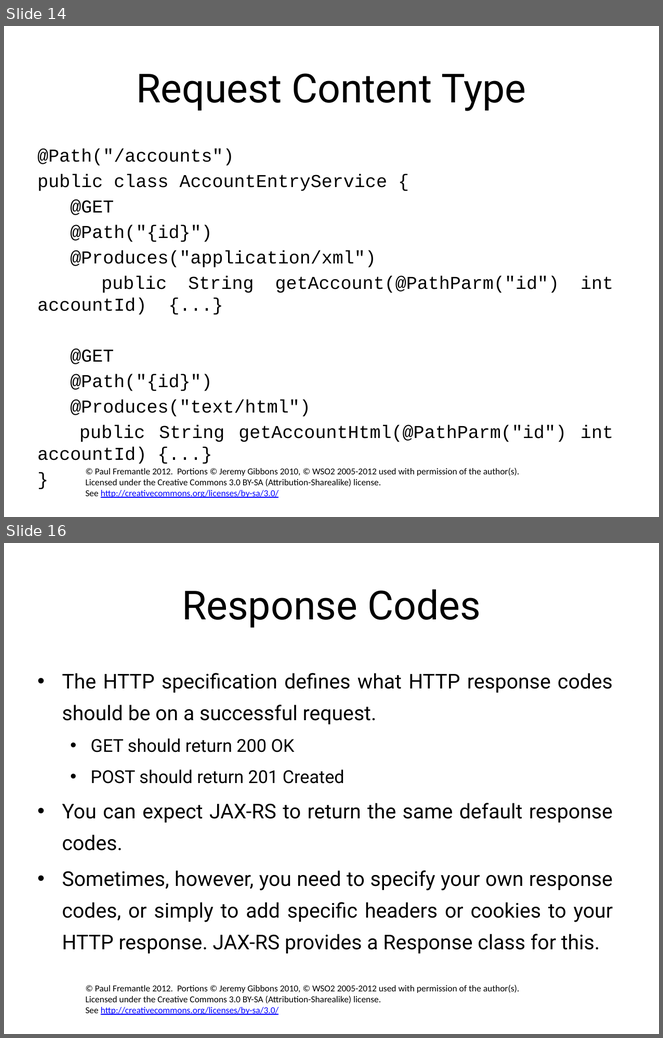
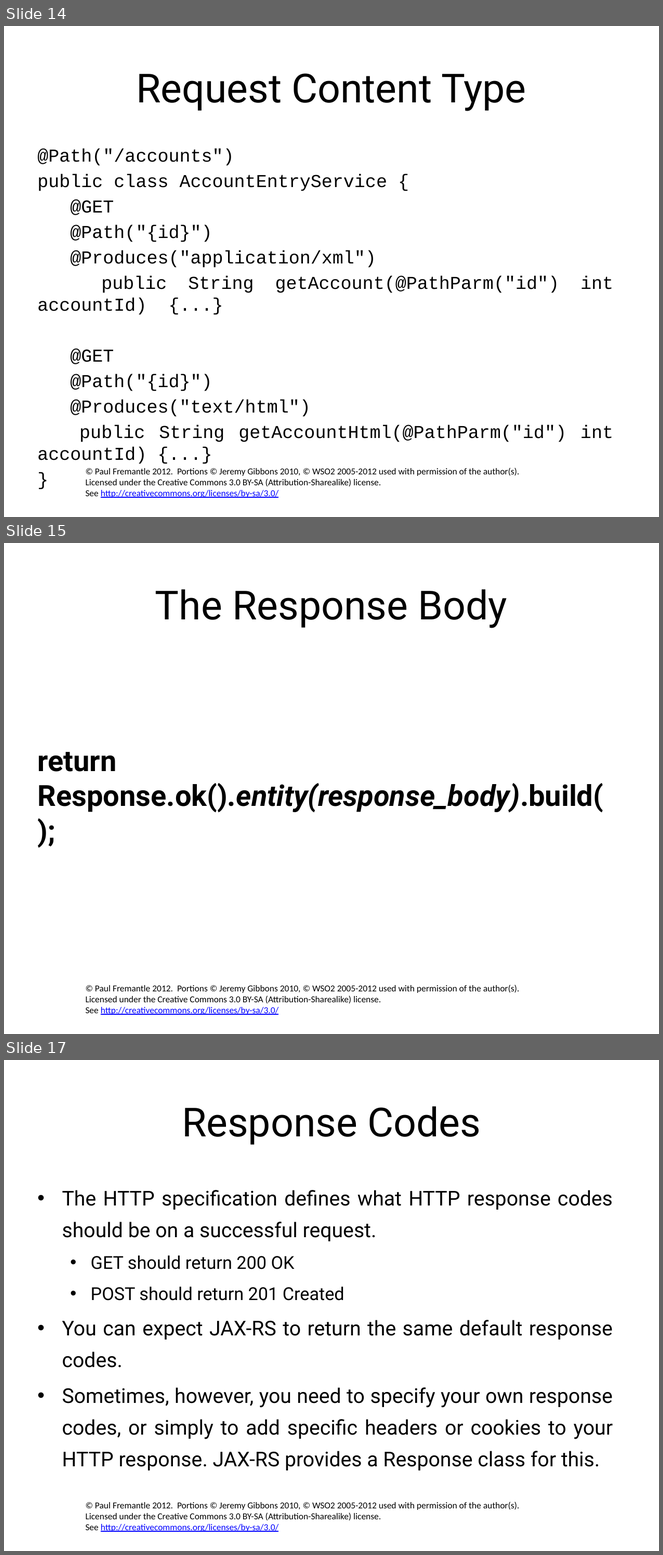
Before and after one commit to pzfreo/ox-soa-old, a slide deck: presentations/source/03-JAX-RS.pptx. Shown one above the other, each under a label of ours: slides 14 and 16 before the commit, slides 14, 15 and 17 after it; the slides between them are not shown. The pictures are 663x1038 and 663x1555 pixels, drawn with LibreOffice and Linux fonts; fonts in the diff are those of the drawing; background and template pictures are left out. Boxes give left, top, right and bottom in pixels: in the first picture for what was removed or moved away, otherwise in the second. Text is boxed around its words. In the diff, an @@ line names an element or a change of style, - is before the commit and + after.

```diff
--- a/presentations/source/03-JAX-RS.pptx
+++ b/presentations/source/03-JAX-RS.pptx
@@ slide 15 added at <box>4,543,659,1034</box>, background #FFFFFF; not listed: 1 template element that a slide beside it also shows @@
@@ title added at <box>155,589,507,628</box>, 44 pt, text #000000 @@
+The Response Body
@@ text added at <box>37,752,604,813</box>, 32 pt, text #000000, bold @@
+return Response.ok().entity(response_body).build();
@@ what was slide 16 is now slide 17 @@
```
Also in this commit, not shown: 1 slide changed, 6 other files.
